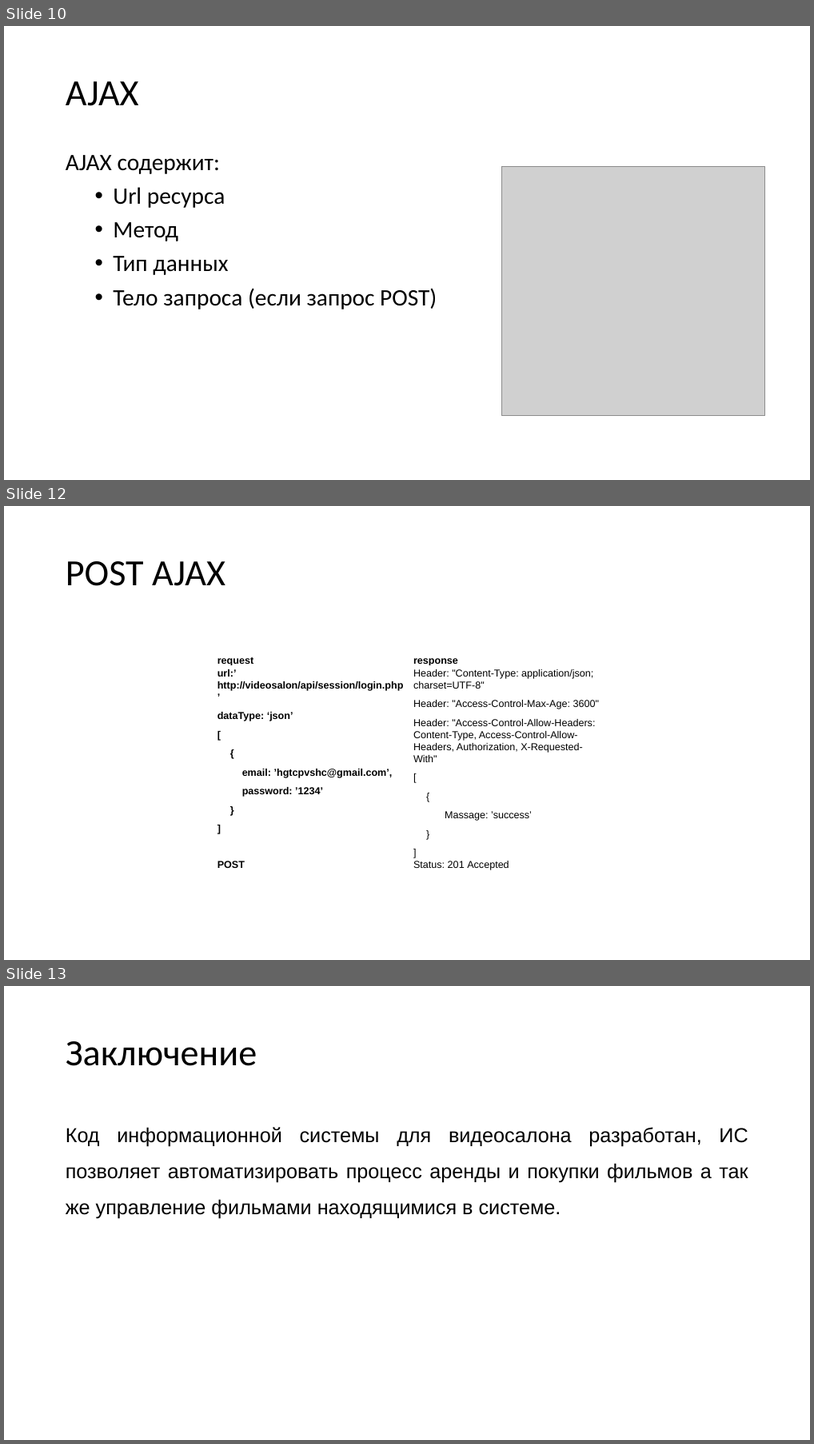
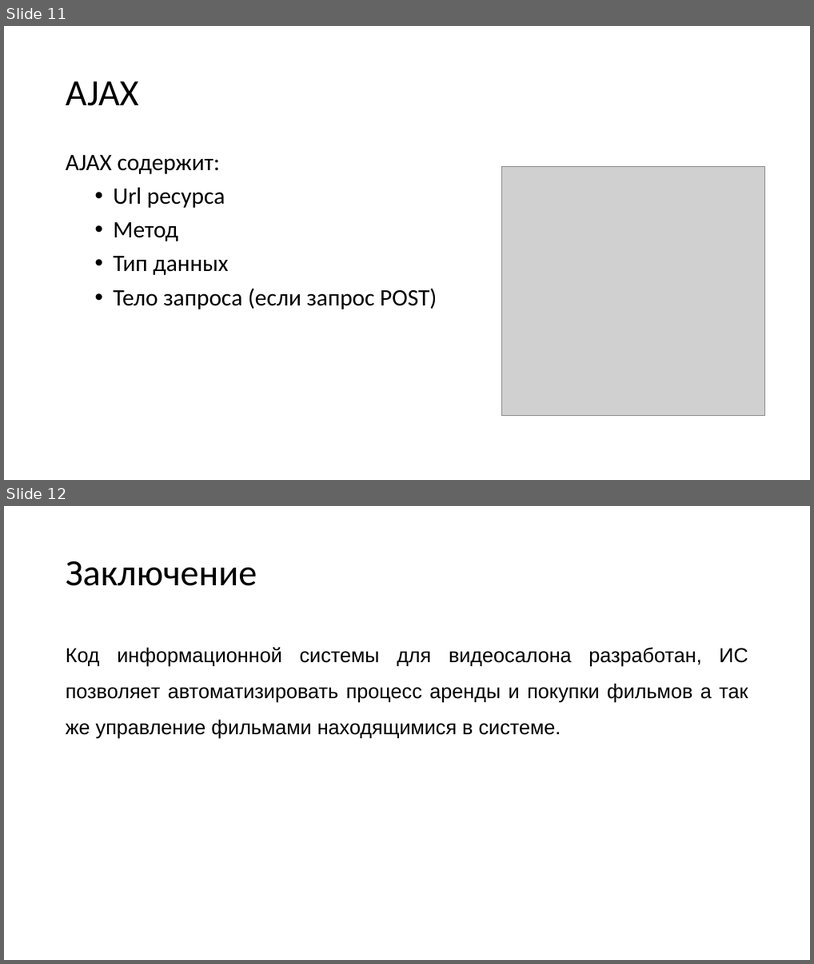
Before and after one commit to H3LLG0/Cursovoi, a slide deck: DOCS/презентация к карсовому проекту.pptx. Shown one above the other, each under a label of ours: slides 10, 12 and 13 before the commit, slides 11 and 12 after it; the slides between them are not shown. The pictures are 814x1444 and 814x964 pixels, drawn with LibreOffice and Linux fonts; fonts in the diff are those of the drawing; grey boxes stand for pictures. Boxes give left, top, right and bottom in pixels: in the first picture for what was removed or moved away, otherwise in the second. Text is boxed around its words. In the diff, an @@ line names an element or a change of style, - is before the commit and + after.

```diff
--- a/DOCS/презентация к карсовому проекту.pptx
+++ b/DOCS/презентация к карсовому проекту.pptx
@@ slide 12 removed at box(4, 506, 810, 960), background #FFFFFF @@
@@ title removed at box(66, 561, 226, 586) @@
-POST AJAX
@@ table removed at box(213, 654, 606, 880), 3 rows, 2 columns @@
-request | response
-url:’ http://videosalon/api/session/login.php’ / dataType: ‘json’ / [ / { / email: ’hgtcpvshc@gmail.com’, / password: ’1234’ / } / ] | Header: "Content-Type: application/json; charset=UTF-8" / Header: "Access-Control-Max-Age: 3600" / Header: "Access-Control-Allow-Headers: Content-Type, Access-Control-Allow-Headers, Authorization, X-Requested-With" / [ / { / Massage: ’success’ / } / ]
-POST | Status: 201 Accepted
@@ what was slide 10 is now slide 11 @@
@@ what was slide 13 is now slide 12 @@
```
Also in this commit, not shown: 4 slides changed, 1 slide added, 1 other slide removed.
